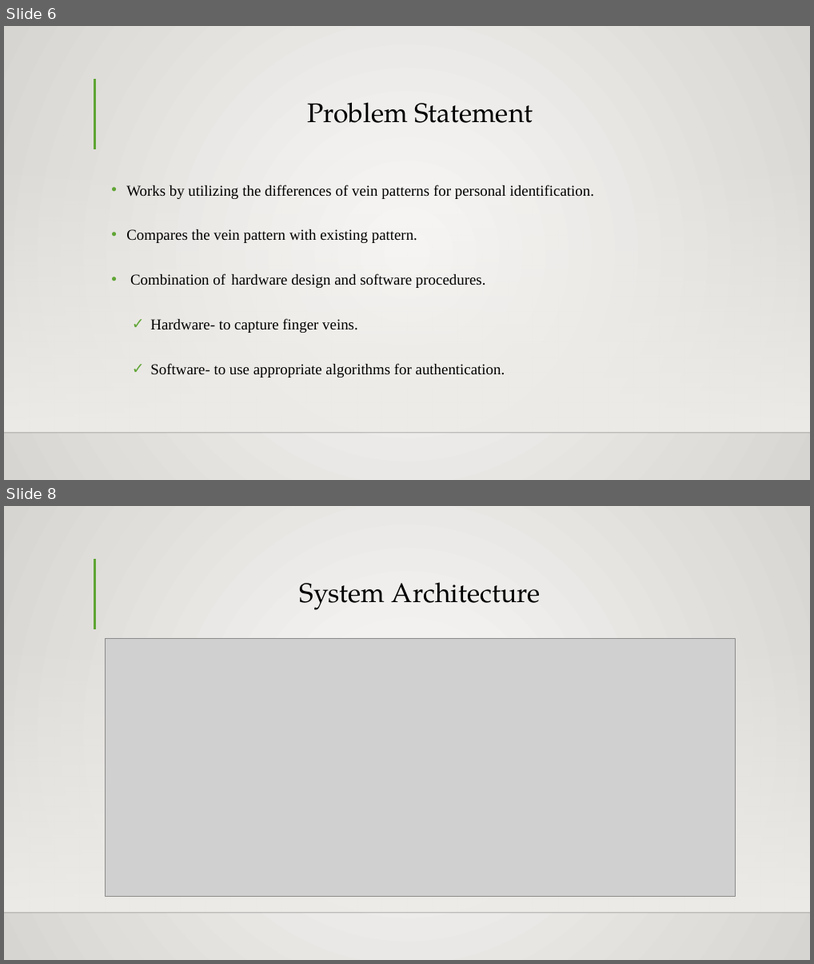
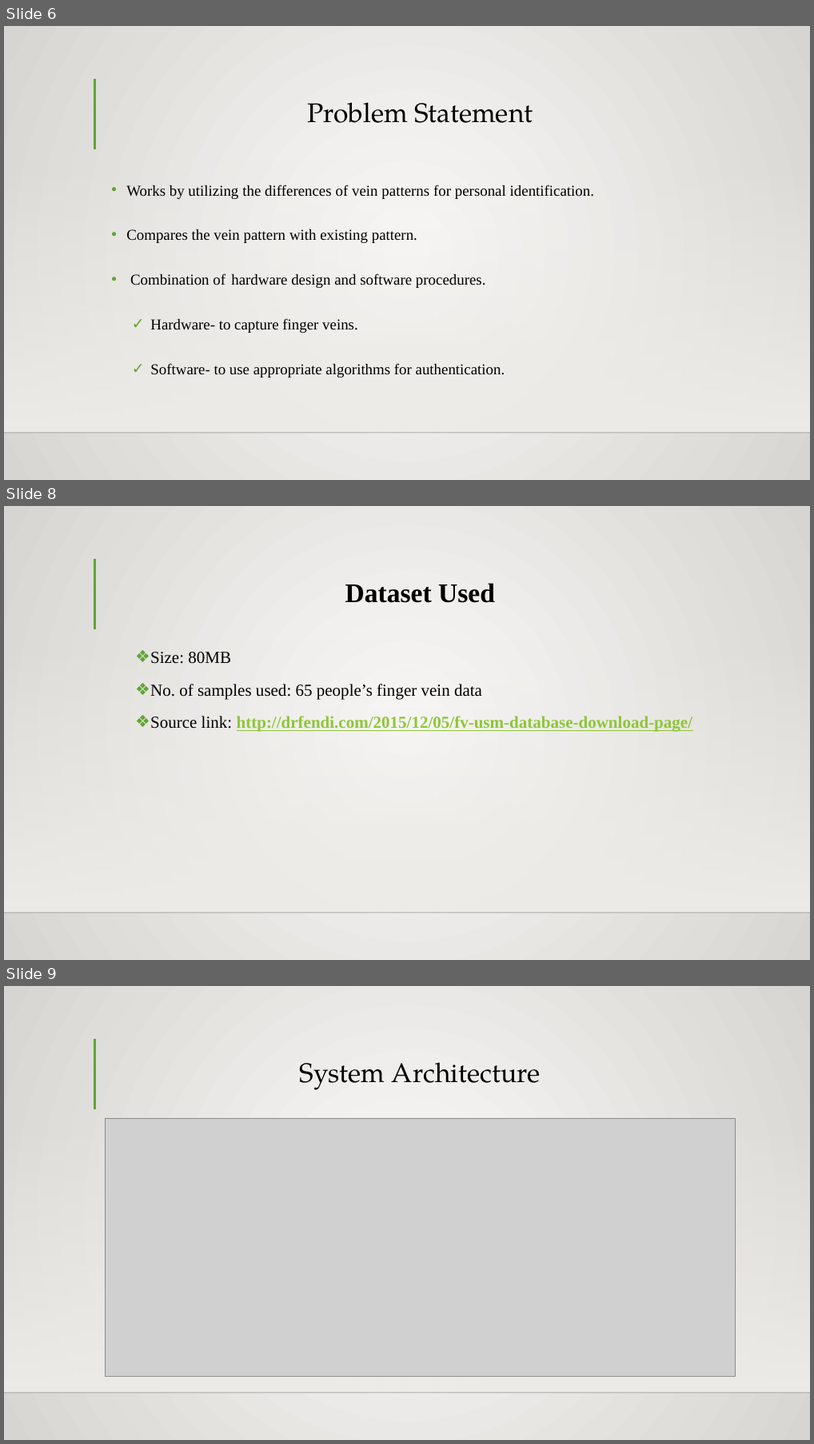
Before and after one commit to batch-B3/Biometric-Finger-Vein-Authentication-Using-Deep-Learning-Algorithm, a slide deck: Project Documents/Batch 3 PPT.pptx. Shown one above the other, each under a label of ours: slides 6 and 8 before the commit, slides 6, 8 and 9 after it; the slides between them are not shown. The pictures are 814x964 and 814x1444 pixels, drawn with LibreOffice and Linux fonts; fonts in the diff are those of the drawing; grey boxes stand for pictures; background and template pictures are left out. Boxes give left, top, right and bottom in pixels: in the first picture for what was removed or moved away, otherwise in the second. Text is boxed around its words. In the diff, an @@ line names an element or a change of style, - is before the commit and + after.

```diff
--- a/Project Documents/Batch 3 PPT.pptx
+++ b/Project Documents/Batch 3 PPT.pptx
@@ slide 8 added at bbox=[4, 506, 810, 960], background gradient #FAFAF9 to #D7D5D2; not listed: 3 template elements that a slide beside it also shows @@
@@ title added at bbox=[346, 583, 495, 603], 32 pt, text #000000, bold @@
+Dataset Used
@@ text added at bbox=[150, 652, 693, 732], 20 pt, text #000000 @@
+❖ Size: 80MB
+❖ No. of samples used: 65 people’s finger vein data
+❖ Source link: http://drfendi.com/2015/12/05/fv-usm-database-download-page/
@@ what was slide 8 is now slide 9 @@
```
Also in this commit, not shown: 5 slides changed, 1 other slide added.
